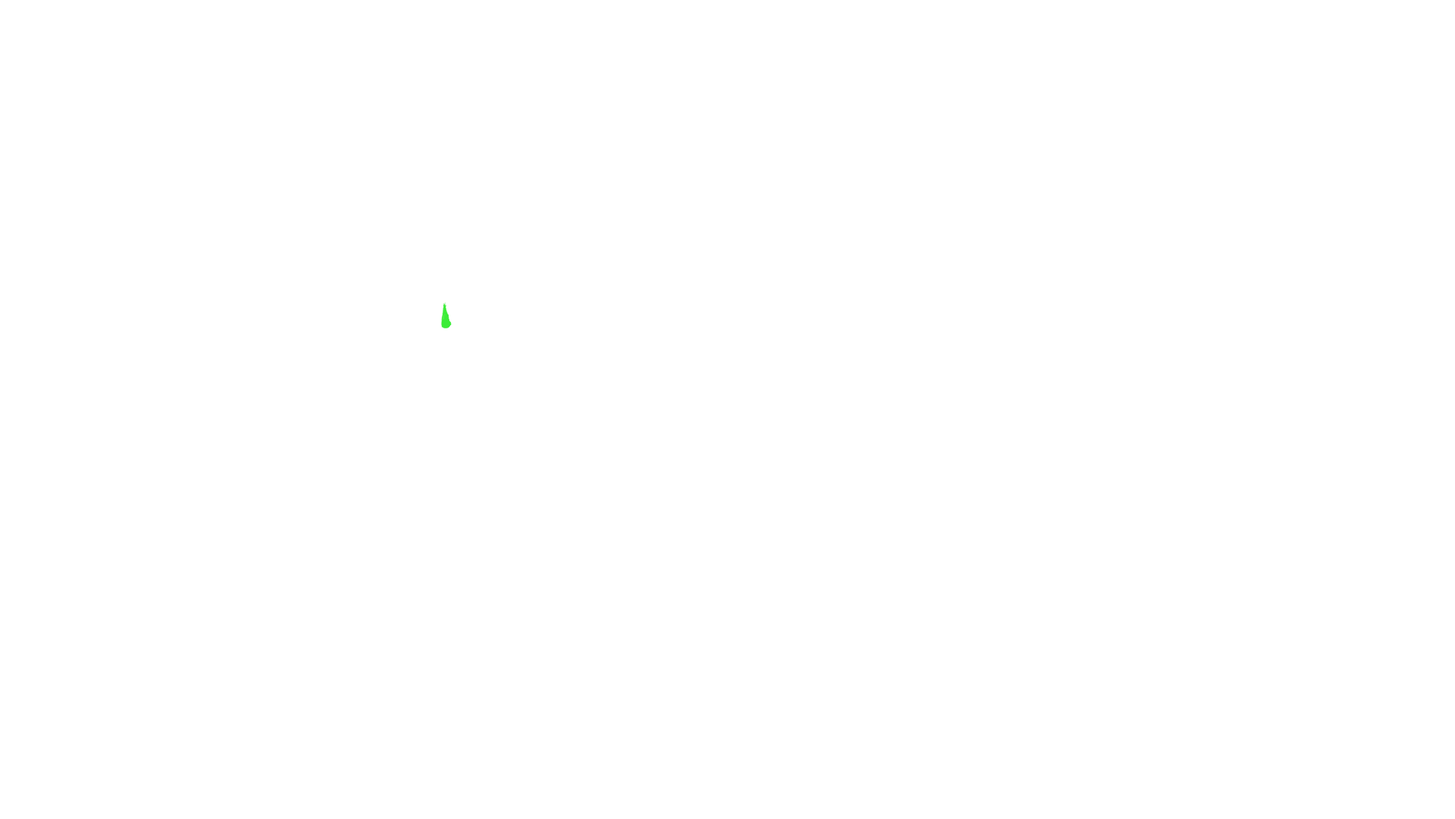
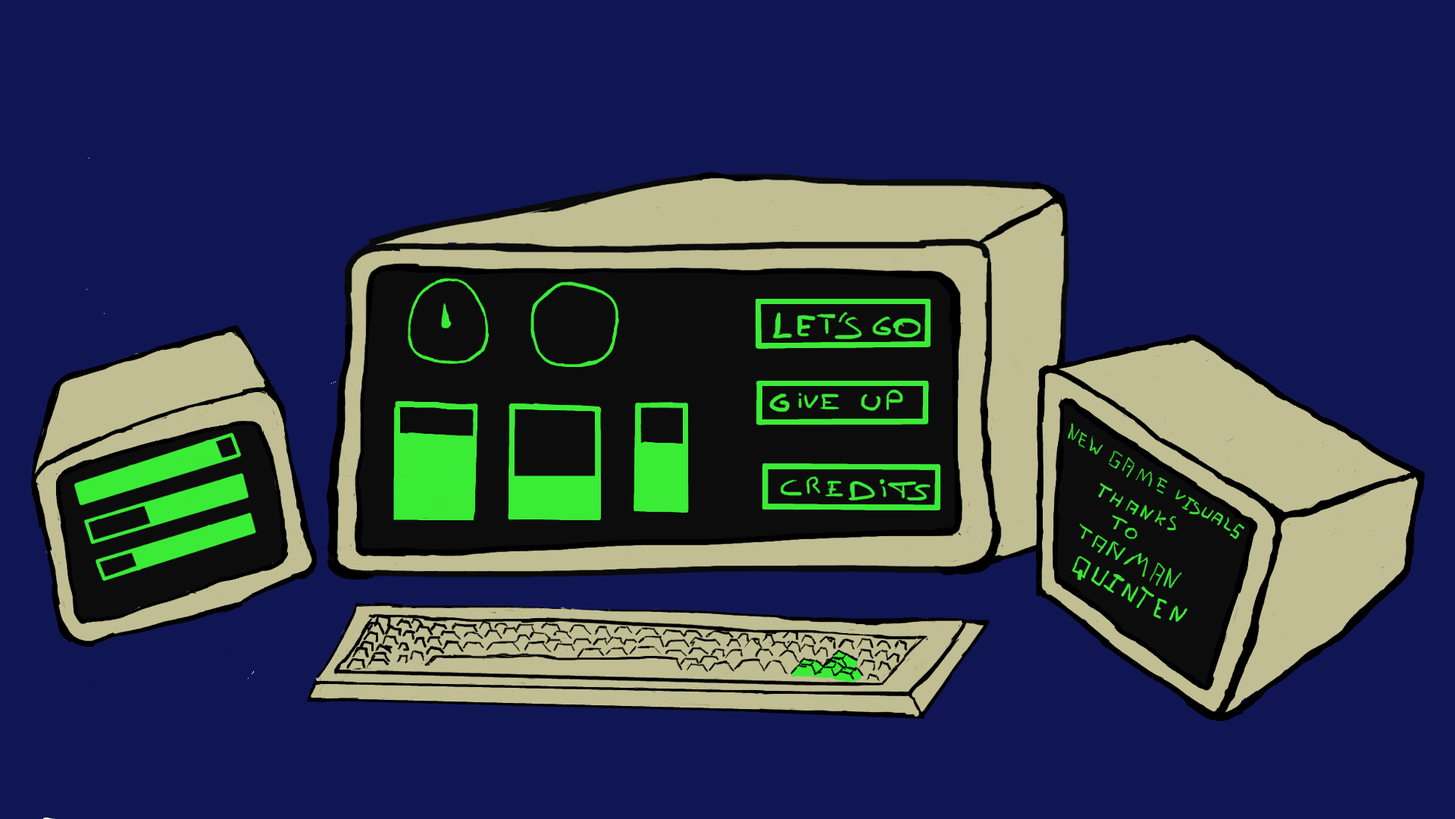
Comparing the layer stacks of the two (1455, 819) images. Changes:
showed group "Side TV B" (4 layers) over [1035, 320, 1426, 734]
showed "Main TV" over [324, 171, 1103, 580]
showed "Main TV Buttons", painted on it over [749, 297, 941, 513]
showed "Circle Dial 1" over [407, 277, 490, 364]
showed "Circle Dial 2" over [530, 281, 620, 367]
showed "Main TV Test Dials", painted on it over [390, 290, 693, 523]
showed "Main TV Screen" over [354, 266, 963, 557]
showed "Main TV Color" over [331, 174, 1069, 576]
showed group "Side TV A" (4 layers) over [26, 324, 325, 702]
painted on "Side TV A PlaceHolder Dials" over [74, 432, 257, 581]
showed group "KeyBoard" (3 layers) over [304, 601, 1000, 810]
painted on "KeyBoard Outlide" over [310, 621, 992, 721]
painted on "KeyBoard Color" over [340, 623, 989, 718]
showed "Background" over [0, 0, 1455, 819]
